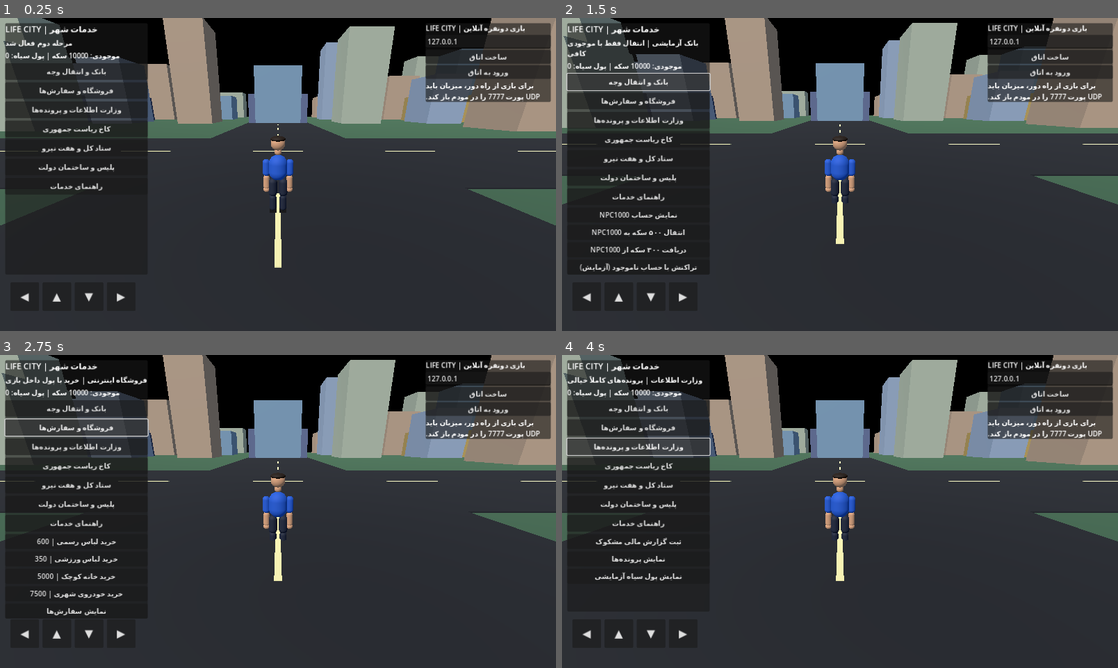
Above: before the commit, frames 1-4 (two rows, left to right).
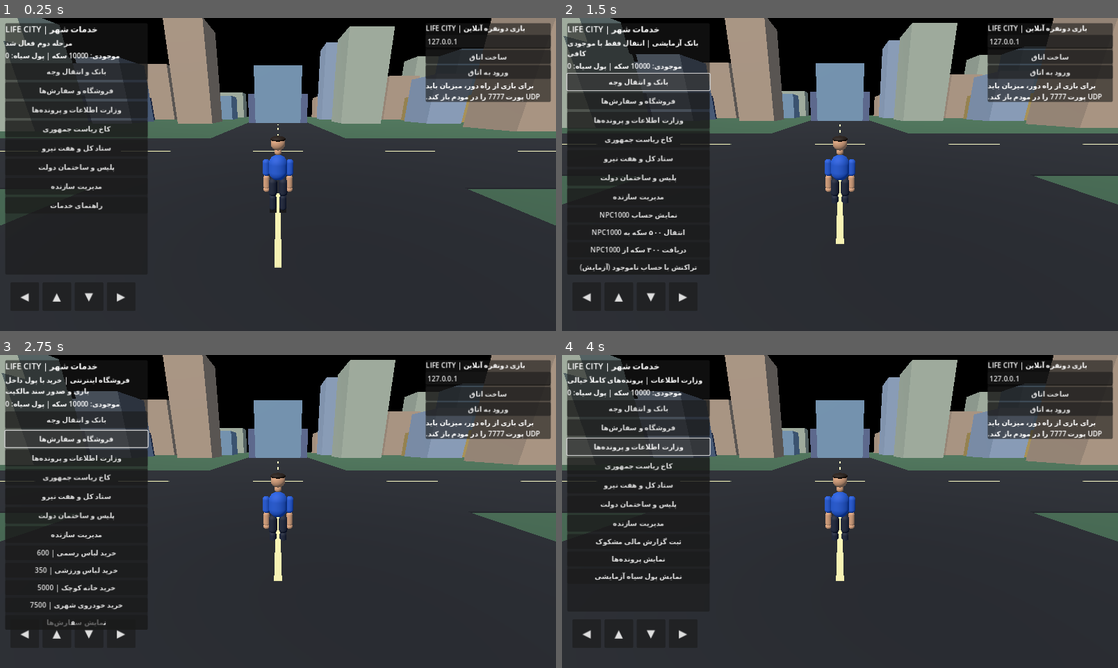
Above: after the commit, the same moments.

Repository: LifeCity2026Game/CITY
Game: Godot game, scene res://scenes/main.tscn
The game is run twice, just before and just after one commit, with the same random seed, the same clock (stepped at 60 frames per second) and the same inputs.
Inputs:
- Up to frame 1 (0.25 s): no input
- Up to frame 2 (1.5 s): click "بانک و انتقال وجه" at 0.5 s; click "بانک و انتقال وجه" at 1.25 s
- Up to frame 3 (2.75 s): click "فروشگاه و سفارش‌ها" at 2 s
- Up to frame 4 (4 s): click "بانک و انتقال وجه" at 2.75 s; click "وزارت اطلاعات و پرونده‌ها" at 3.5 s

The runs differ from the first frame. In frame 1, 0.2% of the frame differs, in the area x 9-19%, y 52-62%; in frame 2, 0.1%; in frame 3, 4.3%, in the area x 0-27%, y 6-87%; in frame 4, 0.1%.
Error before the commit: Invalid call. Nonexistent function 'set_ownership_ledger' in base 'Node (city_stage2.gd)'. (res://scripts/main.gd:129)

Commit message:
Restrict creator and sensitive command panels to host owner

Diff:
--- a/scripts/city_stage2.gd
+++ b/scripts/city_stage2.gd
@@ -10,6 +10,8 @@
 var owned_items: Array[String] = []
 var orders: Array[Dictionary] = []
 var reports: Array[String] = []
+var ownership_ledger: Node
+var creator_mode := false
 var panel: PanelContainer
 var status_label: Label
 var details_label: Label
@@ -23,6 +25,12 @@
 	"بانک مرکزی", "بانک شهر", "فروشگاه اینترنتی", "وزارت اطلاعات",
 	"کاخ ریاست جمهوری", "ستاد کل نیروهای مسلح", "پلیس و کلانتری", "ساختمان دولت"
 ]
+
+func set_ownership_ledger(ledger: Node) -> void:
+	ownership_ledger = ledger
+
+func _is_owner() -> bool:
+	return not multiplayer.has_multiplayer_peer() or multiplayer.is_server()
 
 func _ready() -> void:
 	_seed_npcs()
@@ -62,10 +70,14 @@
 	layout.add_child(details_label)
 	_add_button(layout, "بانک و انتقال وجه", "bank")
 	_add_button(layout, "فروشگاه و سفارش‌ها", "shop")
-	_add_button(layout, "وزارت اطلاعات و پرونده‌ها", "intel")
+	if _is_owner():
+		_add_button(layout, "وزارت اطلاعات و پرونده‌ها", "intel")
 	_add_button(layout, "کاخ ریاست جمهوری", "palace")
-	_add_button(layout, "ستاد کل و هفت نیرو", "military")
+	if _is_owner():
+		_add_button(layout, "ستاد کل و هفت نیرو", "military")
 	_add_button(layout, "پلیس و ساختمان دولت", "civic")
+	if _is_owner():
+		_add_button(layout, "مدیریت سازنده", "creator")
 	_add_button(layout, "راهنمای خدمات", "help")
 
 func _add_button(parent: VBoxContainer, caption: String, action: String) -> void:
@@ -94,6 +106,10 @@
 	details_label.text = "موجودی: %d سکه | پول سیاه: %d" % [player_balance, player_black_money]
 
 func _on_action(action: String, arg: String = "") -> void:
+	if action in ["intel", "military", "creator"] and not _is_owner():
+		notice = "دسترسی فقط برای سازنده و میزبان مجاز است."
+		_refresh()
+		return
 	_clear_actions()
 	match action:
 		"bank":
@@ -122,7 +138,7 @@
 			else:
 				notice = "برداشت ناموفق: موجودی NPC کافی نیست"
 		"shop":
-			notice = "فروشگاه اینترنتی | خرید با پول داخل بازی"
+			notice = "فروشگاه اینترنتی | خرید با پول داخل بازی و صدور سند مالکیت"
 			for item in SHOP:
 				_add_action_button("خرید %s | %d" % [item, SHOP[item]], "buy", item)
 			_add_action_button("نمایش سفارش‌ها", "orders")
@@ -132,11 +148,20 @@
 				player_balance -= price
 				owned_items.append(arg)
 				orders.append({"item": arg, "status": "در انتظار تحویل"})
-				notice = "سفارش ثبت شد: " + arg
+				if ownership_ledger:
+					ownership_ledger.request_purchase(arg)
+				notice = "سفارش ثبت شد: " + arg + " | درخواست صدور سند مالکیت ارسال شد."
 			else:
 				notice = "خرید انجام نشد: موجودی کافی نیست"
 		"orders":
 			notice = "سفارش‌های ثبت‌شده: " + str(orders)
+		"creator":
+			notice = "پنل سازنده | فقط میزبان: مدیریت دسترسی‌ها و تنظیمات خصوصی."
+			_add_action_button("نمایش اسناد مالکیت من", "documents")
+			_add_action_button("بازگشت", "help")
+		"documents":
+			var peer_id := multiplayer.get_unique_id() if multiplayer.has_multiplayer_peer() else 1
+			notice = "اسناد مالکیت: " + str(ownership_ledger.get_documents_for(peer_id)) if ownership_ledger else "دفتر اسناد در دسترس نیست"
 		"intel":
 			notice = "وزارت اطلاعات | پرونده‌های کاملاً خیالی"
 			_add_action_button("ثبت گزارش مالی مشکوک", "report")
